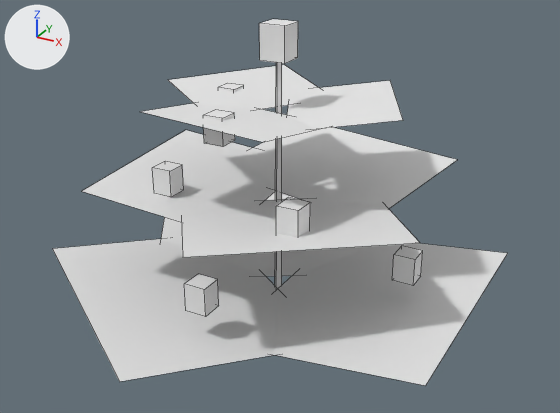
The OBJ model src/main/resources/assets/stonedew/models/block/plants/plant_2_0_2_lod.obj as it was, and as the next commit left it.
Camera for both pictures: a camera (50 mm lens) standing at (1.406, -2.137, 1.166) and looking at (0.515, -0.518, 0.356). Every picture has the same lights, and +X, +Y and +Z are marked at upper left. The first picture is the older version. Mesh edges are drawn as thin lines. Where no turn or scale is listed for an object, it has been applied to the vertices.

Names of what the first picture shows: 'model'.
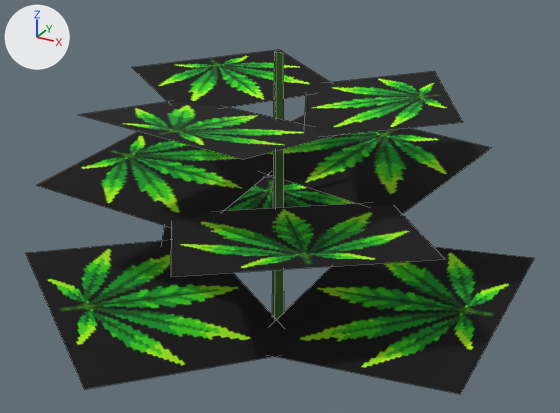
Pixel boxes (x1, y1, x2, y2) of what changed, in the pictures (560 x 413 px):
'model', surface changed, reshaped (12% wider, 6% shorter)
    before: (53, 19, 507, 386)
    after: (26, 50, 534, 394)
part 1 of me_model, rebuilt
    before: (275, 63, 282, 288)
    after: (272, 51, 284, 320)
part 2 of me_model, rebuilt (45% wider, 45% taller)
    before: (140, 103, 317, 142)
    after: (80, 102, 337, 159)
part 3 of me_model, rebuilt (31% wider, 29% taller)
    before: (168, 65, 318, 109)
    after: (132, 50, 329, 107)
part 4 of me_model, rebuilt
    before: (274, 243, 507, 386)
    after: (274, 247, 534, 394)
part 5 of me_model, rebuilt (36% wider, 35% taller)
    before: (287, 81, 403, 129)
    after: (305, 71, 463, 136)
part 6 of me_model, rebuilt
    before: (53, 239, 278, 382)
    after: (26, 241, 276, 389)
part 7 of me_model, rebuilt
    before: (161, 192, 372, 276)
    after: (162, 177, 353, 244)
part 8 of me_model, rebuilt (15% wider, 25% taller)
    before: (181, 199, 420, 257)
    after: (171, 203, 445, 276)
part 9 of me_model, rebuilt (20% wider)
    before: (82, 130, 275, 222)
    after: (36, 131, 268, 227)
part 10 of me_model, rebuilt
    before: (253, 127, 457, 209)
    after: (258, 115, 491, 214)
part 11 of me_model, deleted
    before: (153, 19, 423, 317)

The change in detail:
Picture 'leaf_fan' (img_leaf_fan) is new.
Picture 'plant_stem' (img_plant_stem) is new.
In material 'stem' (mat_stem), base_color is no longer (0.8, 0.8, 0.8), white #e7e7e7.
In material 'stem' (mat_stem), texture is now set to img_plant_stem.
In material 'leaf_lod' (mat_leaf_lod), base_color is no longer (0.8, 0.8, 0.8), white #e7e7e7.
In material 'leaf_lod' (mat_leaf_lod), texture is now set to img_leaf_fan.
me_model is used by ob_model.
me_model had 100 vertices, 55 faces and spanned x -0.083..1.035, y -1.134..0.129, z 0.0..0.826.
me_model now has 44 vertices, 13 faces and spans x -0.123..1.107, y -1.192..0.187, z 0.0..0.756.
me_model part 1: the loose piece of 8 vertices spanning x 0.489..0.514, y -0.514..-0.489, z 0.0..0.756 is rebuilt with 8 vertices and now spans x 0.481..0.519, y -0.519..-0.481, z 0.0..0.756.
me_model part 2: the loose piece of 4 vertices spanning x 0.284..0.681, y -0.822..-0.501, z 0.611..0.644 is rebuilt with 4 vertices and now spans x 0.208..0.731, y -0.961..-0.539, z 0.615..0.658.
me_model part 3: the loose piece of 4 vertices spanning x 0.166..0.581, y -0.644..-0.201, z 0.611..0.643 is rebuilt with 4 vertices and now spans x 0.03..0.572, y -0.666..-0.088, z 0.615..0.657.
me_model part 4: the loose piece of 4 vertices spanning x 0.523..1.035, y -0.841..-0.161, z 0.127..0.189 is rebuilt with 4 vertices and now spans x 0.598..1.107, y -0.839..-0.163, z 0.131..0.192.
me_model part 5: the loose piece of 4 vertices spanning x 0.447..0.841, y -0.654..-0.22, z 0.611..0.643 is rebuilt with 4 vertices and now spans x 0.463..0.975, y -0.682..-0.118, z 0.615..0.657.
me_model part 6: the loose piece of 4 vertices spanning x -0.083..0.768, y -1.134..-0.325, z 0.127..0.189 is rebuilt with 4 vertices and now spans x -0.123..0.723, y -1.192..-0.388, z 0.131..0.192.
me_model part 7: the loose piece of 4 vertices spanning x -0.065..0.778, y -0.66..0.129, z 0.127..0.189 is rebuilt with 4 vertices and now spans x -0.1..0.736, y -0.594..0.187, z 0.131..0.192.
me_model part 8: the loose piece of 4 vertices spanning x 0.312..0.947, y -0.978..-0.37, z 0.377..0.423 is rebuilt with 4 vertices and now spans x 0.327..1.022, y -1.068..-0.403, z 0.381..0.431.
me_model part 9: the loose piece of 4 vertices spanning x 0.058..0.509, y -0.81..-0.242, z 0.377..0.425 is rebuilt with 4 vertices and now spans x -0.056..0.449, y -0.853..-0.217, z 0.381..0.434.
me_model part 10: the loose piece of 4 vertices spanning x 0.242..0.866, y -0.543..-0.021, z 0.377..0.426 is rebuilt with 4 vertices and now spans x 0.221..0.929, y -0.485..0.108, z 0.381..0.437.
me_model part 11: 7 loose pieces with 56 vertices, spanning x 0.248..0.891, y -0.891..-0.419, z 0.23..0.826, are deleted.
me_model no longer uses material mat_bud (white #e7e7e7).
